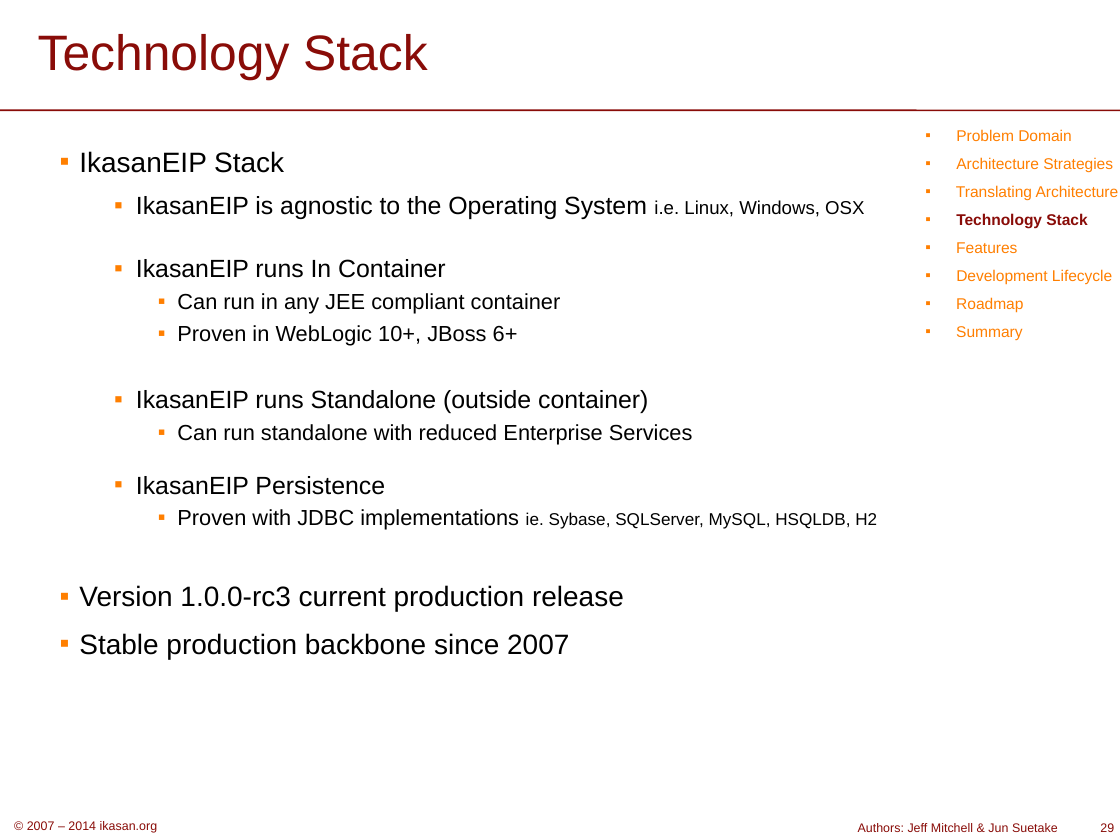
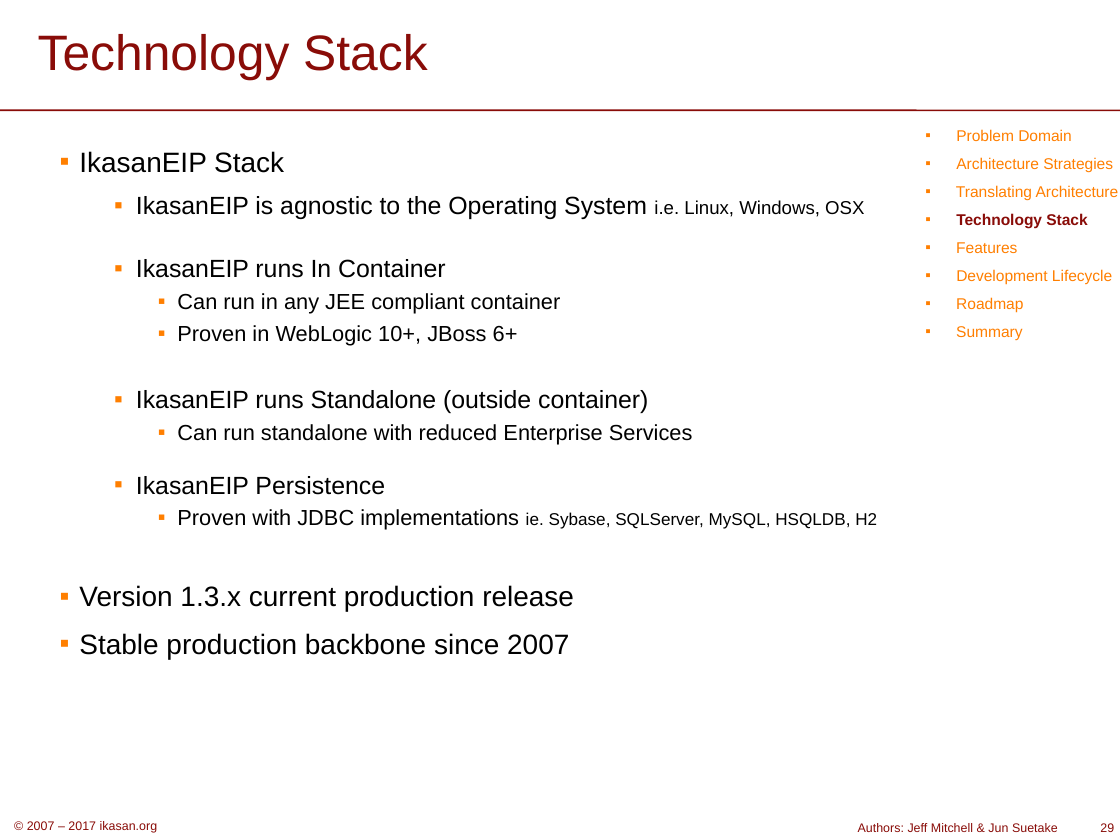
Before and after one commit to ikasanEIP/ikasan, a slide deck: slide 29 of docs/presentation/IkasanOverview.ppt. Drawn at 1120x840 pixels with LibreOffice and Linux fonts; fonts in the diff are those of the drawing; background and template pictures are left out. Boxes give left, top, right and bottom in pixels: in the first picture for what was removed or moved away, otherwise in the second. Text is boxed around its words. In the diff, an @@ line names an element or a change of style, - is before the commit and + after.

```diff
--- a/docs/presentation/IkasanOverview.ppt
+++ b/docs/presentation/IkasanOverview.ppt
@@ text at (79,585,574,612): text changed @@
-▪ Version 1.0.0-rc3 current production release
+▪ Version 1.3.x current production release
@@ text at (27,821,158,833): text changed @@
-© 2007 – 2014 ikasan.org
+© 2007 – 2017 ikasan.org
```
Also in this commit, not shown: 39 other slides changed, 1 slide removed, 26 other files.
